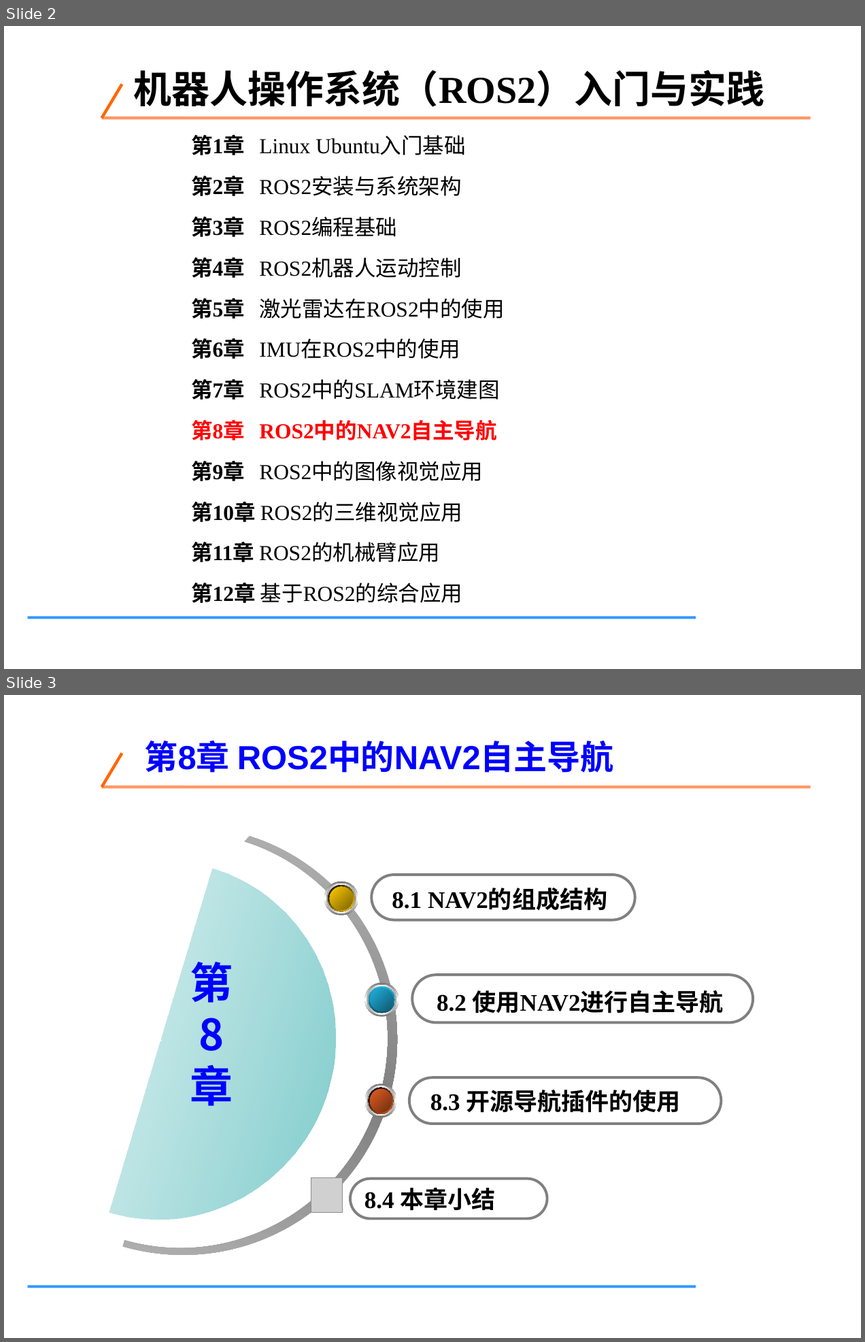
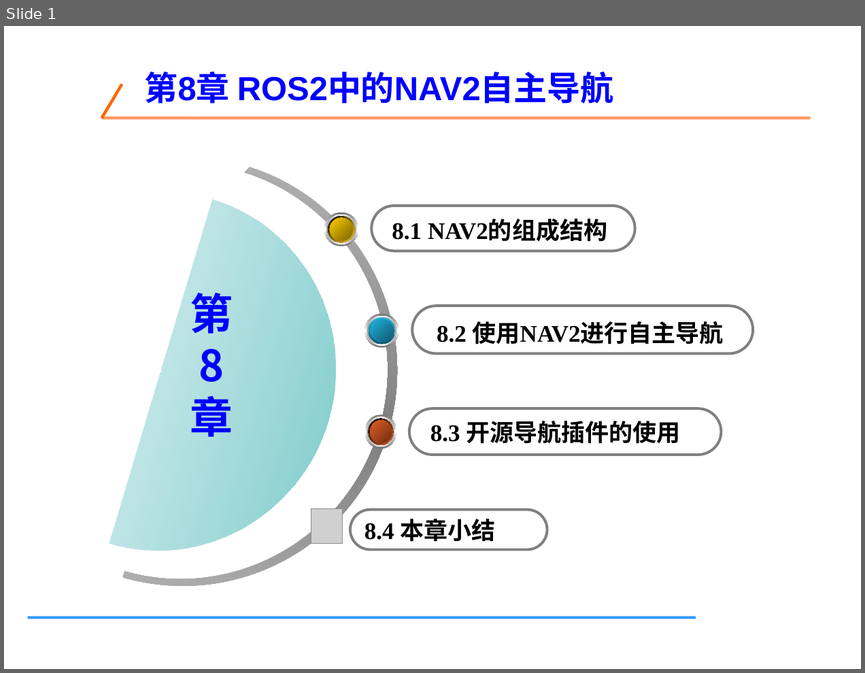
Before and after one commit to tcy1998/robotics-engineering-practice, a slide deck: downloads/week03-ros2-navigation-vision.pptx. Shown one above the other, each under a label of ours: slides 2 and 3 before the commit, slide 1 after it. The pictures are 865x1342 and 865x673 pixels, drawn with LibreOffice and Linux fonts; fonts in the diff are those of the drawing; grey boxes stand for pictures. Boxes give left, top, right and bottom in pixels: in the first picture for what was removed or moved away, otherwise in the second. Text is boxed around its words. In the diff, an @@ line names an element or a change of style, - is before the commit and + after.

```diff
--- a/downloads/week03-ros2-navigation-vision.pptx
+++ b/downloads/week03-ros2-navigation-vision.pptx
@@ slide 2 removed at (x1=4, y1=26, x2=861, y2=669), background #FFFFFF; not listed: 3 template elements that a slide beside it also shows @@
@@ text removed at (x1=134, y1=70, x2=765, y2=107) @@
-机器人操作系统（ROS2）入门与实践
@@ text removed at (x1=191, y1=135, x2=466, y2=155) @@
-第1章 Linux Ubuntu入门基础
@@ text removed at (x1=191, y1=176, x2=462, y2=196) @@
-第2章 ROS2安装与系统架构
@@ text removed at (x1=191, y1=216, x2=397, y2=237) @@
-第3章 ROS2编程基础
@@ text removed at (x1=191, y1=257, x2=462, y2=278) @@
-第4章 ROS2机器人运动控制
@@ text removed at (x1=191, y1=298, x2=504, y2=318) @@
-第5章 激光雷达在ROS2中的使用
@@ text removed at (x1=191, y1=338, x2=460, y2=359) @@
-第6章 IMU在ROS2中的使用
@@ text removed at (x1=191, y1=379, x2=500, y2=399) @@
-第7章 ROS2中的SLAM环境建图
@@ text removed at (x1=191, y1=420, x2=496, y2=440) @@
-第8章 ROS2中的NAV2自主导航
@@ text removed at (x1=191, y1=461, x2=483, y2=481) @@
-第9章 ROS2中的图像视觉应用
@@ text removed at (x1=191, y1=501, x2=463, y2=522) @@
-第10章 ROS2的三维视觉应用
@@ text removed at (x1=191, y1=541, x2=440, y2=562) @@
-第11章 ROS2的机械臂应用
@@ text removed at (x1=191, y1=582, x2=463, y2=603) @@
-第12章 基于ROS2的综合应用
@@ what was slide 3 is now slide 1 @@
```
Also in this commit, not shown: 7 slides changed, 7 other slides removed, 1 other file.
